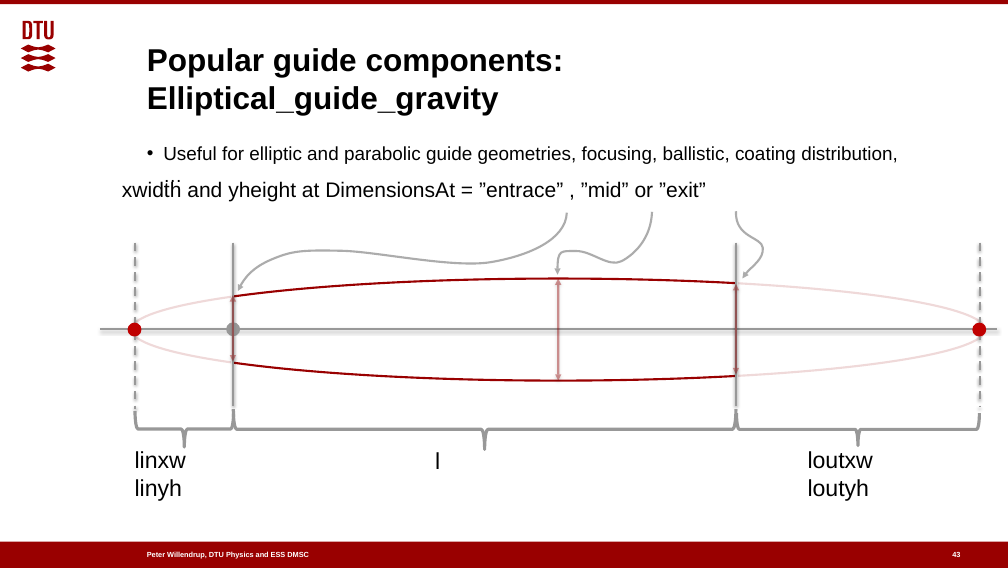
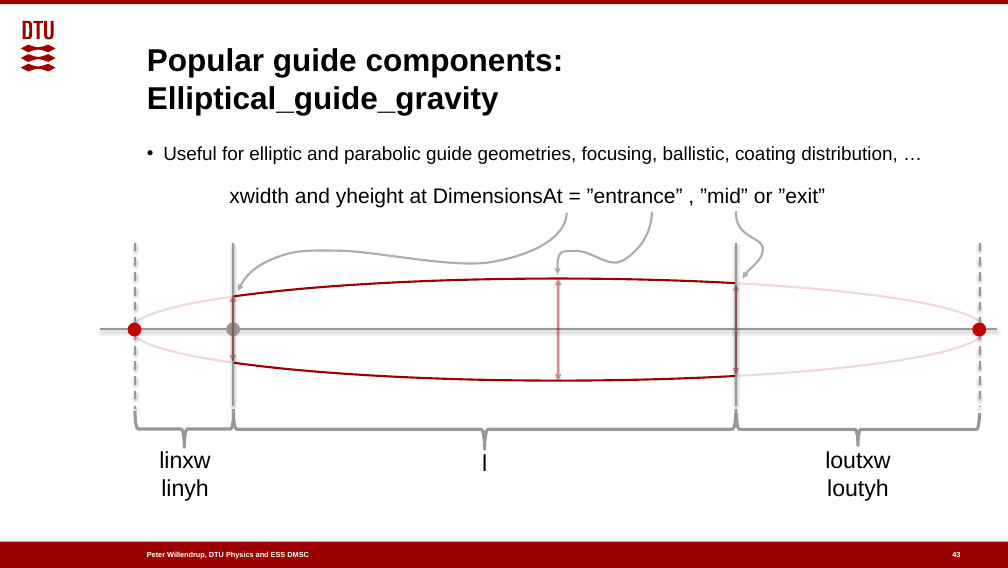
Before and after one commit to McStasMcXtrace/Schools, a slide deck: slide 43 of ESS_March_2022_IDS_Scipp_McStas_intro/Day1_Wednesday_March_16th/03_Neutron_guides/Guides_and_gravity.pptx. Drawn at 1008x568 pixels with LibreOffice and Linux fonts; fonts in the diff are those of the drawing; background and template pictures are left out. Boxes give left, top, right and bottom in pixels: in the first picture for what was removed or moved away, otherwise in the second. Text is boxed around its words. In the diff, an @@ line names an element or a change of style, - is before the commit and + after.

Commit message:
Updates from Mads.
Changed slides for Guides, keynote, pptx and pdf format.

Added slides for McStasScript along with README.

```diff
--- a/ESS_March_2022_IDS_Scipp_McStas_intro/Day1_Wednesday_March_16th/03_Neutron_guides/Guides_and_gravity.pptx
+++ b/ESS_March_2022_IDS_Scipp_McStas_intro/Day1_Wednesday_March_16th/03_Neutron_guides/Guides_and_gravity.pptx
@@ text at (229,187,825,207): text changed @@
-xwidth and yheight at DimensionsAt = ”entrace” , ”mid” or ”exit”
+xwidth and yheight at DimensionsAt = ”entrance” , ”mid” or ”exit”
@@ alignment left to centre in 3 elements at (159,451,210,501), (825,451,890,501), (482,454,487,471) @@
```
Also in this commit, not shown: 41 other slides changed, 2 slides added, 1 slide removed, 7 other files.
